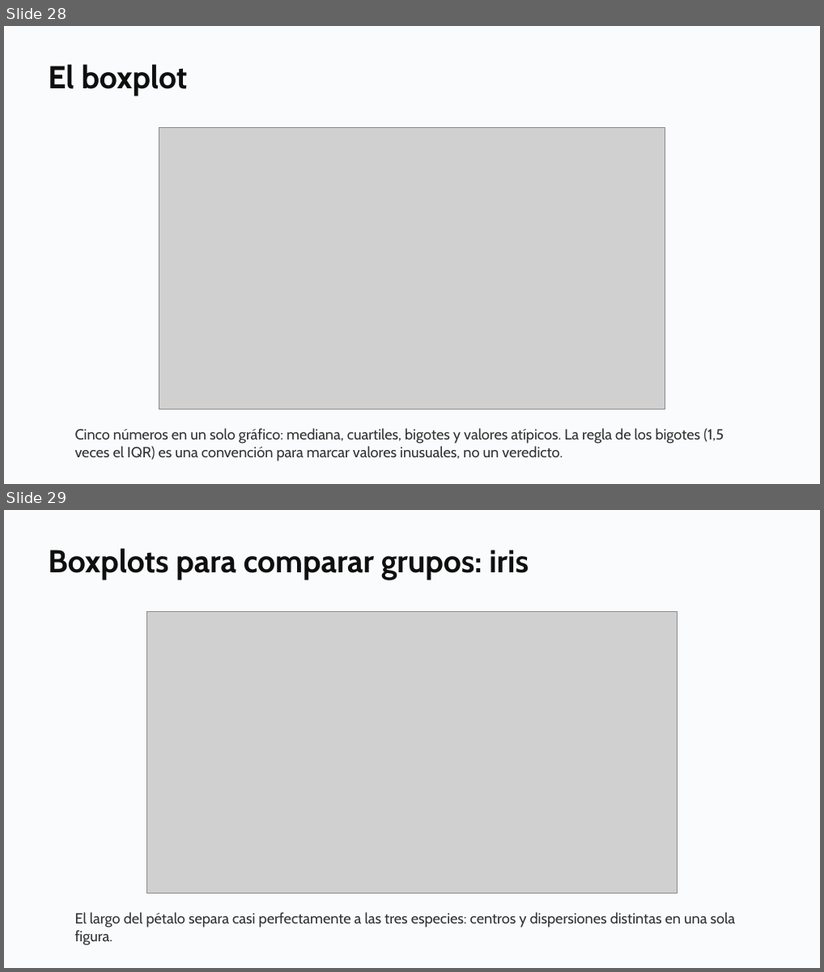
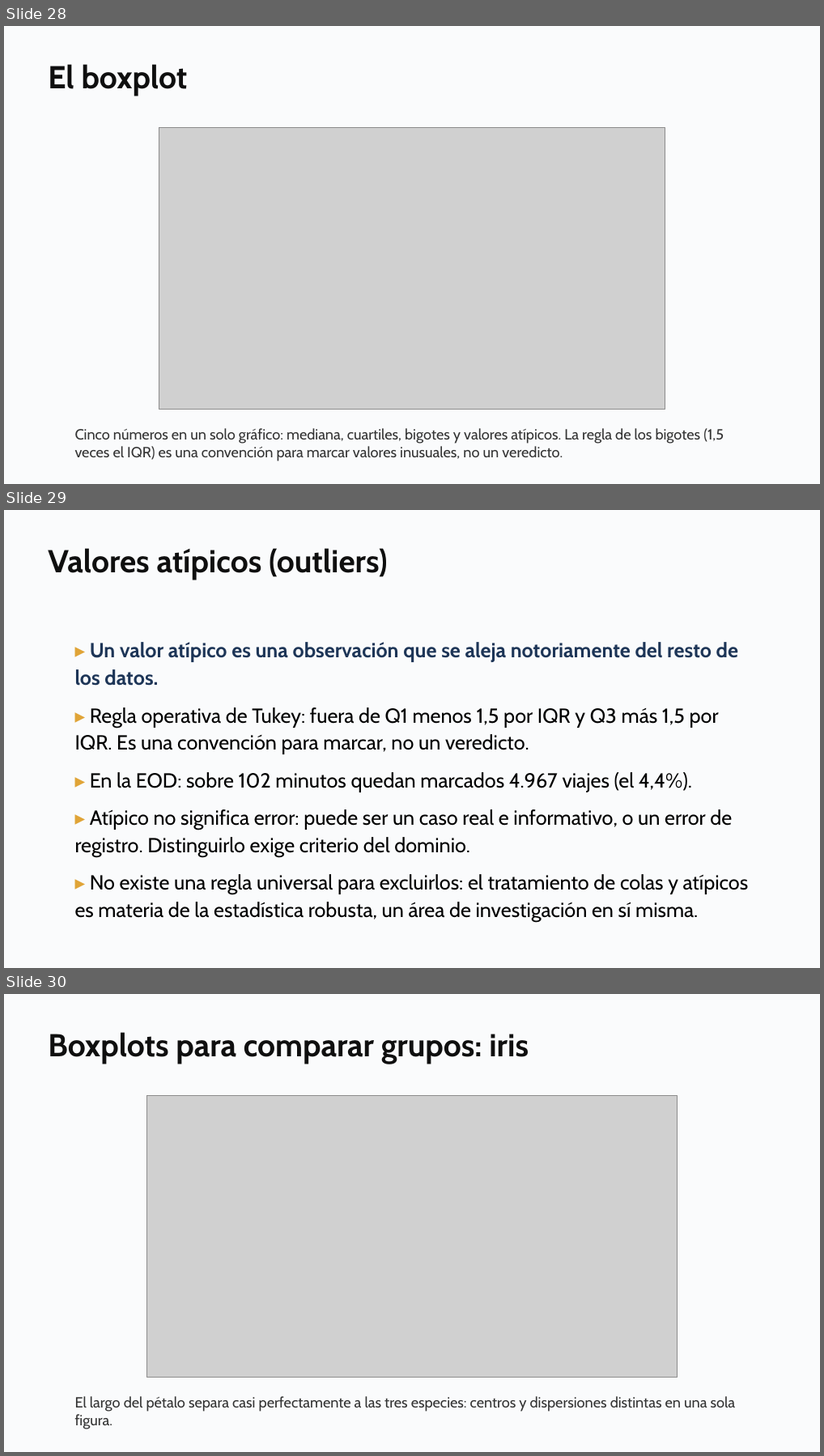
Before and after one commit to daniopitz/diplomado-cdd, a slide deck: presentaciones/clase02_eda_descriptiva.pptx. Shown one above the other, each under a label of ours: slides 28 and 29 before the commit, slides 28, 29 and 30 after it. The pictures are 824x972 and 824x1456 pixels, drawn with LibreOffice and Linux fonts; fonts in the diff are those of the drawing; grey boxes stand for pictures. Boxes give left, top, right and bottom in pixels: in the first picture for what was removed or moved away, otherwise in the second. Text is boxed around its words. In the diff, an @@ line names an element or a change of style, - is before the commit and + after.

```diff
--- a/presentaciones/clase02_eda_descriptiva.pptx
+++ b/presentaciones/clase02_eda_descriptiva.pptx
@@ slide 29 added at <box>4,510,820,968</box>, background #FFFFFF @@
@@ rectangle added at <box>4,510,820,968</box>, fill #FAFBFC @@
@@ text added at <box>48,548,388,580</box>, 28 pt, text #0F0F0F, bold @@
+Valores atípicos (outliers)
@@ text added at <box>75,642,749,922</box>, 18 pt, text #000000 @@
+▸ Un valor atípico es una observación que se aleja notoriamente del resto de los datos.
+▸ Regla operativa de Tukey: fuera de Q1 menos 1,5 por IQR y Q3 más 1,5 por IQR. Es una convención para marcar, no un veredicto.
+▸ En la EOD: sobre 102 minutos quedan marcados 4.967 viajes (el 4,4%).
+▸ Atípico no significa error: puede ser un caso real e informativo, o un error de registro. Distinguirlo exige criterio del dominio.
+▸ No existe una regla universal para excluirlos: el tratamiento de colas y atípicos es materia de la estadística robusta, un área de investigación en sí misma.
@@ what was slide 29 is now slide 30 @@
```
Also in this commit, not shown: 1 slide changed, 1 other file.
